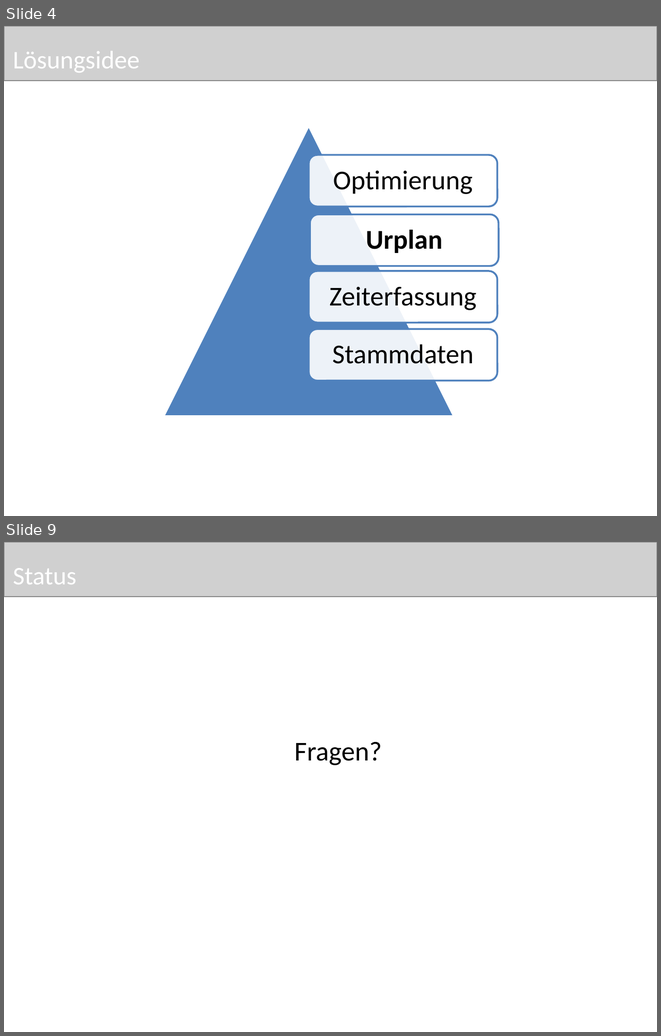
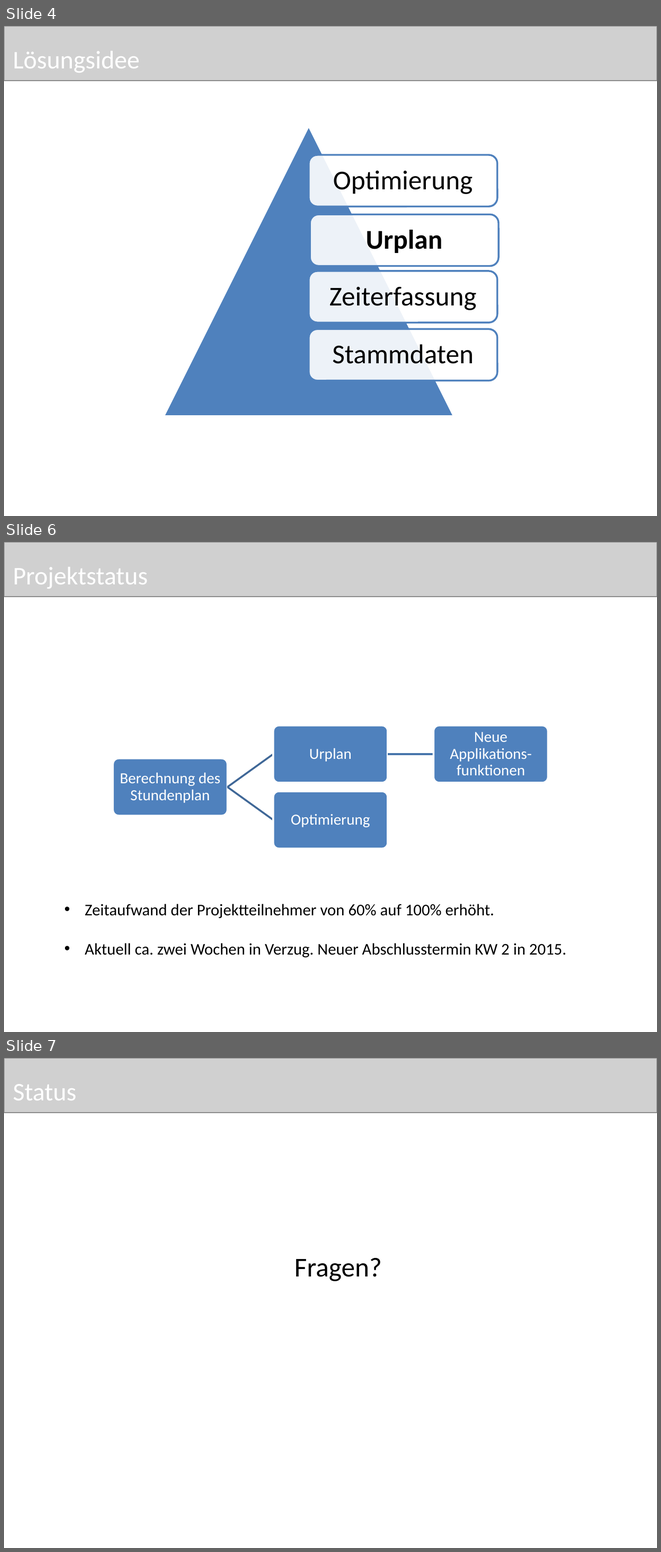
Before and after one commit to pdauwe/Softwareprojekt_BIM, a slide deck: Doku/Praesi2.pptx. Shown one above the other, each under a label of ours: slides 4 and 9 before the commit, slides 4, 6 and 7 after it; the slides between them are not shown. The pictures are 661x1036 and 661x1552 pixels, drawn with LibreOffice and Linux fonts; fonts in the diff are those of the drawing; grey boxes stand for pictures. Boxes give left, top, right and bottom in pixels: in the first picture for what was removed or moved away, otherwise in the second. Text is boxed around its words. In the diff, an @@ line names an element or a change of style, - is before the commit and + after.

```diff
--- a/Doku/Praesi2.pptx
+++ b/Doku/Praesi2.pptx
@@ slide 6 added at box(4, 542, 657, 1032), background #FFFFFF @@
@@ picture added at box(4, 542, 657, 597) @@
@@ title added at box(13, 567, 148, 589), 28 pt, text #FFFFFF @@
+Projektstatus
@@ group added at box(113, 725, 548, 849): 4 rounded rectangles, 4 texts, 3 freeform shapes @@
+Berechnung des Stundenplan
+Urplan
+Neue Applikations-funktionen
+Optimierung
@@ text added at box(85, 903, 566, 958), 18 pt, text #000000 @@
+• Zeitaufwand der Projektteilnehmer von 60% auf 100% erhöht.
+• Aktuell ca. zwei Wochen in Verzug. Neuer Abschlusstermin KW 2 in 2015.
@@ what was slide 9 is now slide 7 @@
```
Also in this commit, not shown: 2 slides changed, 3 slides removed, 2 other files.
